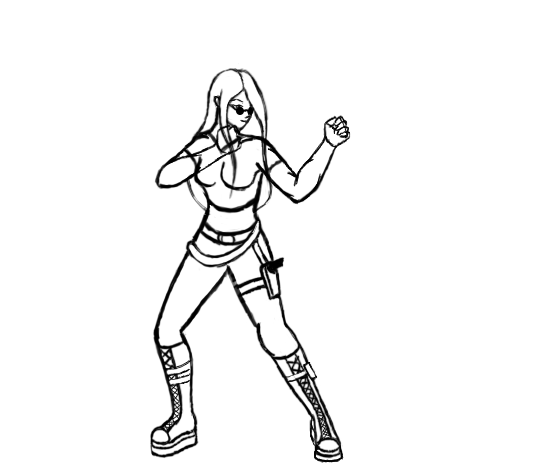
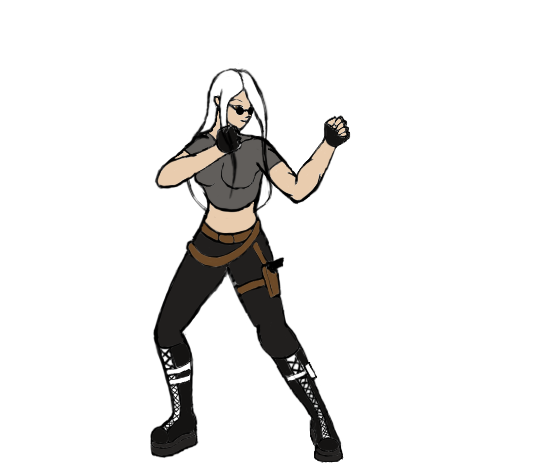
The second 540×470 image is a revision of the first. Changes to its layers:
painted on "Head" over <box>213,90,251,130</box>
painted on "Hips" over <box>188,170,323,268</box>
painted on "Left Forarm" over <box>292,118,350,201</box>
painted on "Left Arm" over <box>268,161,296,198</box>
renamed "Layer 1" to "Right Forarm", painted on it over <box>157,121,244,190</box>
removed layer "Right Forarm" over <box>157,127,230,190</box>
painted on "Right Arm" over <box>174,150,189,159</box>
moved "Torso" above "Right Tigh", painted on it over <box>182,105,285,234</box>
painted on "Right Tigh" over <box>157,253,231,332</box>
painted on "Left Tigh" over <box>227,232,285,326</box>
painted on "Right Ankle" over <box>157,322,196,428</box>
painted on "Left Ankle" over <box>258,316,327,417</box>
painted on "Right Foot" over <box>150,401,197,456</box>
painted on "Left Foot" over <box>310,410,342,462</box>
